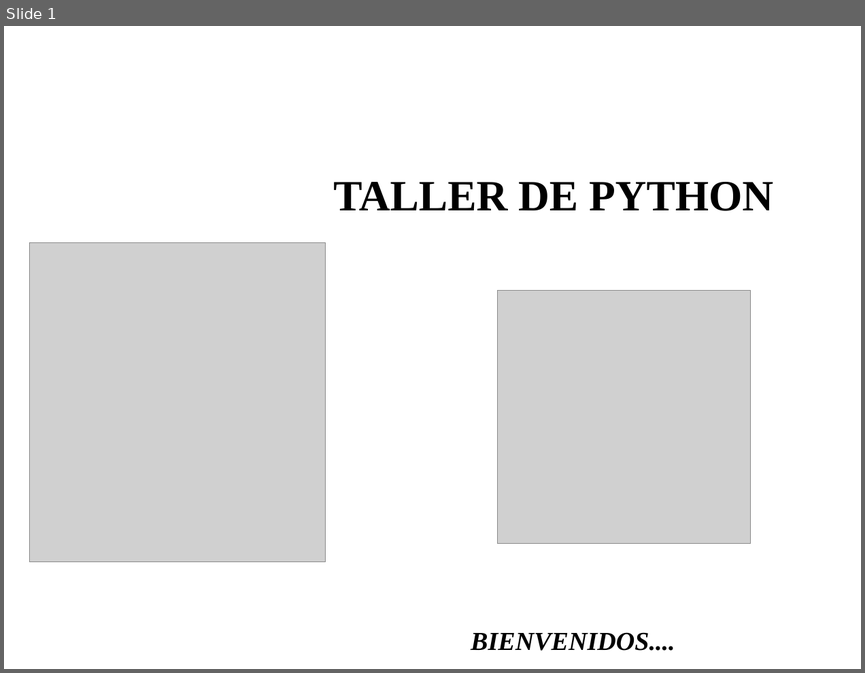
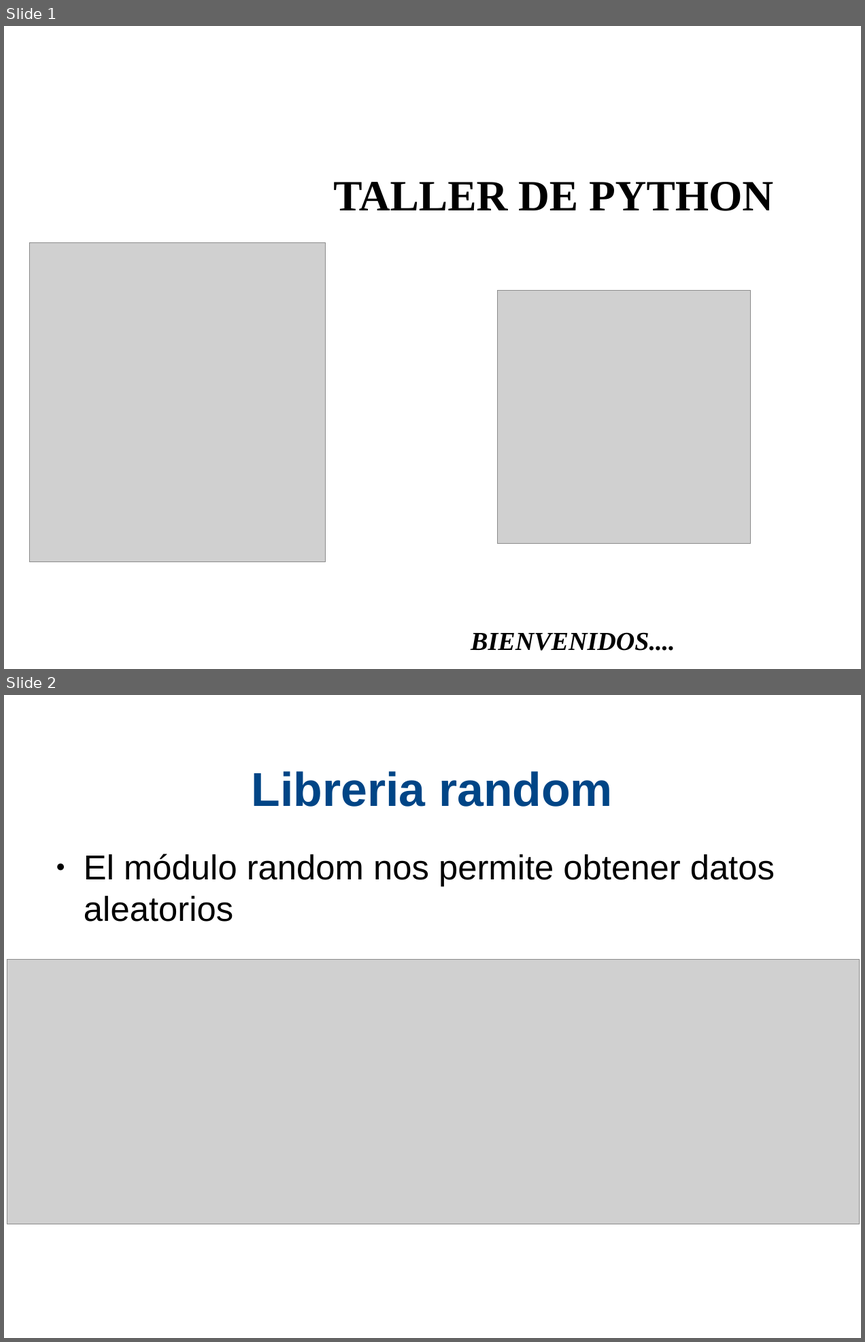
Before and after one commit to xDavidPM/Taller-Python, a slide deck: Python diapositiva dia 2.odp. Shown one above the other, each under a label of ours: slide 1 before the commit, slides 1 and 2 after it. The pictures are 865x673 and 865x1342 pixels, drawn with LibreOffice and Linux fonts; fonts in the diff are those of the drawing; grey boxes stand for pictures; background and template pictures are left out. Boxes give left, top, right and bottom in pixels: in the first picture for what was removed or moved away, otherwise in the second. Text is boxed around its words. In the diff, an @@ line names an element or a change of style, - is before the commit and + after.

```diff
--- a/Python diapositiva dia 2.odp
+++ b/Python diapositiva dia 2.odp
@@ slide 2 added at [4,695,861,1338], background #FFFFFF @@
@@ title added at [252,771,613,807], 44 pt, text #004586, bold @@
+Libreria random
@@ text added at [84,853,774,921], 32 pt, text #000000 @@
+● El módulo random nos permite obtener datos aleatorios
@@ picture added at [7,960,859,1223] @@
```
Also in this commit, not shown: 1 slide changed, 13 other slides added, 3 other files.
